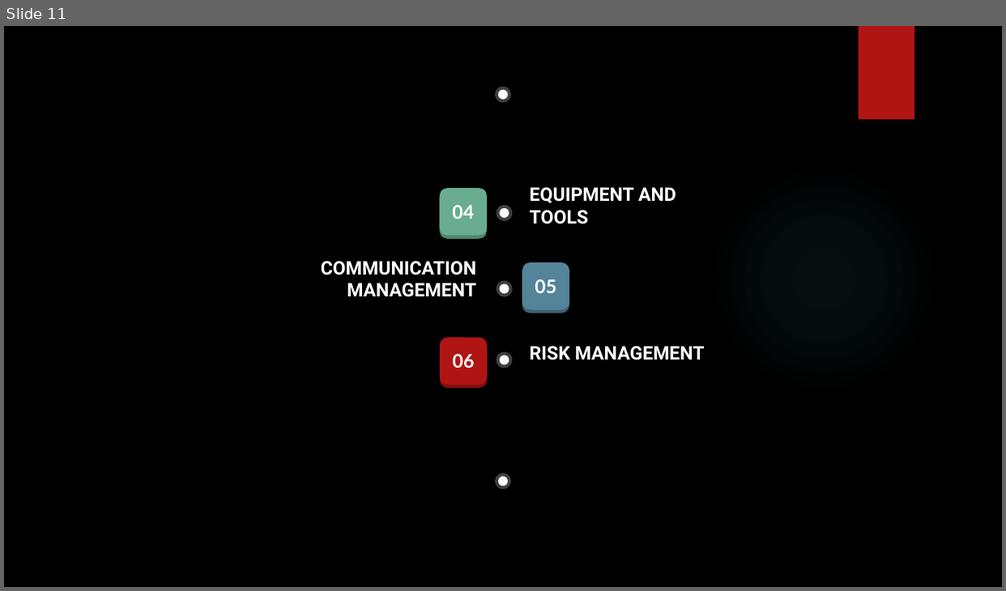
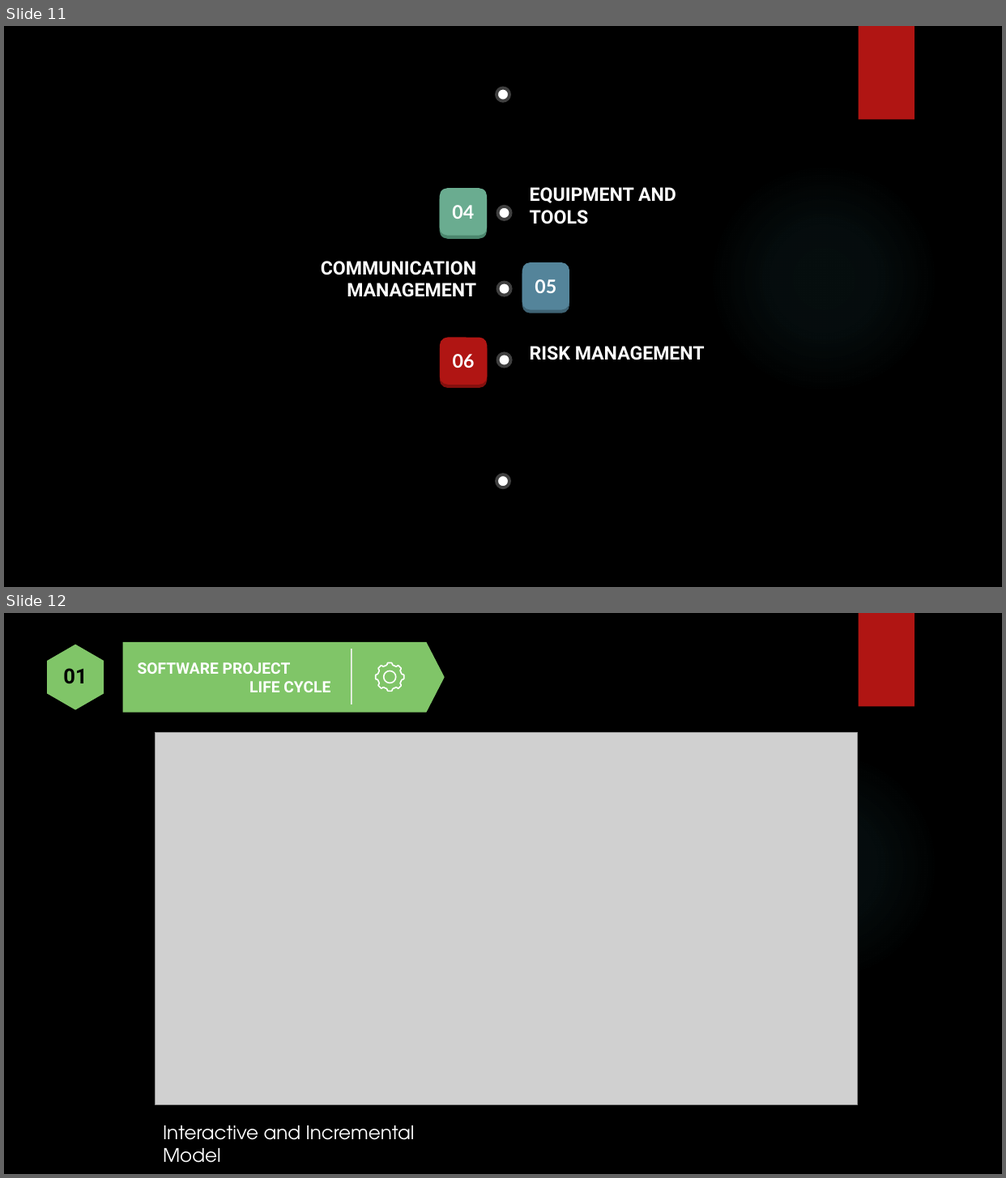
Before and after one commit to khangpqvn/Xanh-Hoa_Lac, a slide deck: Document/KhangPQ/Capstone.pptx. Shown one above the other, each under a label of ours: slide 11 before the commit, slides 11 and 12 after it. The pictures are 1006x591 and 1006x1178 pixels, drawn with LibreOffice and Linux fonts; fonts in the diff are those of the drawing; grey boxes stand for pictures; background and template pictures are left out. Boxes give left, top, right and bottom in pixels: in the first picture for what was removed or moved away, otherwise in the second. Text is boxed around its words. In the diff, an @@ line names an element or a change of style, - is before the commit and + after.

```diff
--- a/Document/KhangPQ/Capstone.pptx
+++ b/Document/KhangPQ/Capstone.pptx
@@ slide 12 added at bbox=[4, 613, 1002, 1174], background picture (left out); not listed: 2 template elements that a slide beside it also shows @@
@@ freeform shape added at bbox=[47, 645, 104, 710], fill #80C568 @@
@@ text added at bbox=[63, 668, 87, 684], 20 pt, text #000000, bold @@
+01
@@ group added at bbox=[123, 642, 445, 713]: 2 freeform shapes, 1 rectangle, 1 text @@
+SOFTWARE PROJECT
+LIFE CYCLE
@@ picture added at bbox=[155, 733, 857, 1105] @@
@@ text added at bbox=[163, 1126, 415, 1163], 18 pt, text #FFFFFF @@
+Interactive and Incremental Model
```
Also in this commit, not shown: 1 slide changed, 6 other slides added, 3 slides removed, 1 other file.
